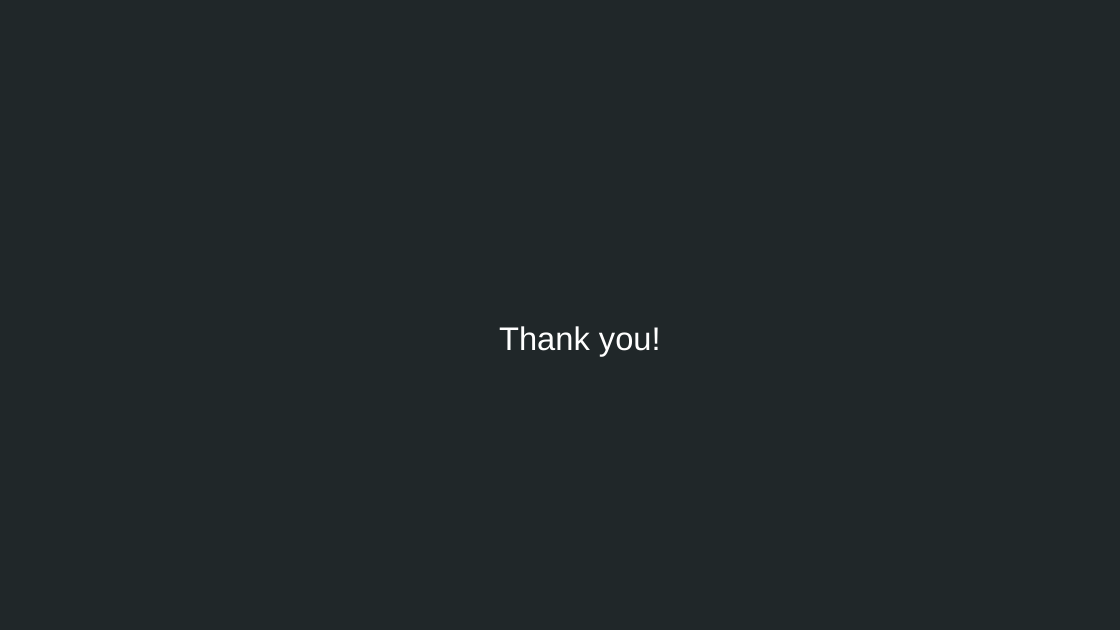
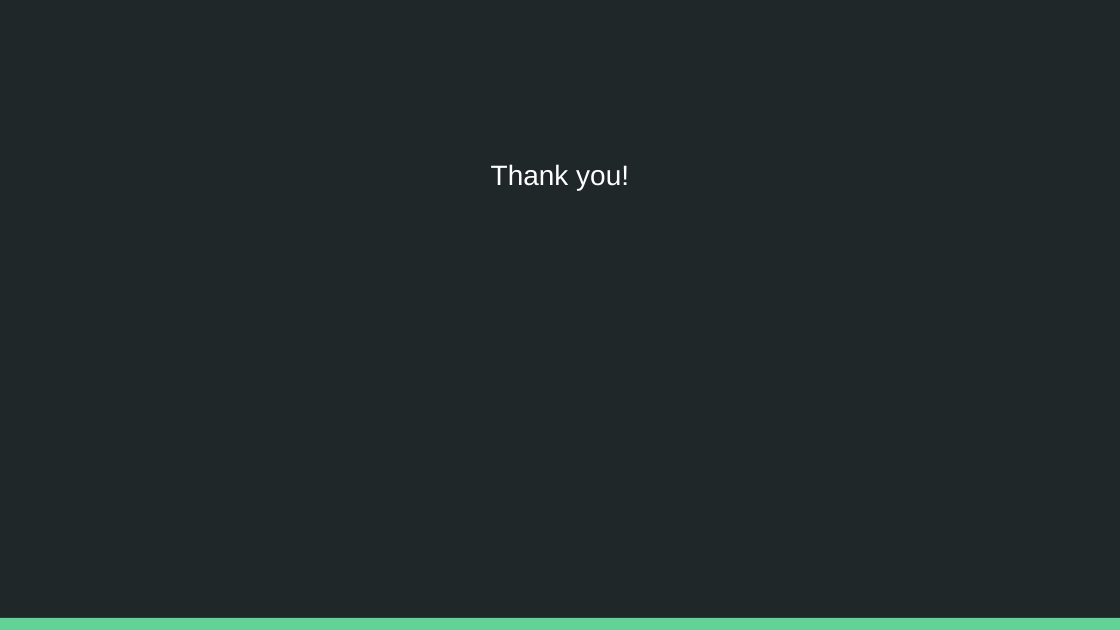
Before and after one commit to sujatanaik530/TEKsystemsJD_Capstone_LMS, a slide deck: slide 6 of Capstone.pptx (slide 10 before the commit). Drawn at 1120x630 pixels with LibreOffice and Linux fonts; fonts in the diff are those of the drawing. Boxes give left, top, right and bottom in pixels: in the first picture for what was removed or moved away, otherwise in the second. Text is boxed around its words. In the diff, an @@ line names an element or a change of style, - is before the commit and + after.

```diff
--- a/Capstone.pptx
+++ b/Capstone.pptx
@@ text "Thank you!": place and size @@
-text "Thank you!" at <box>499,326,661,355</box>
+text "Thank you!" at <box>491,164,629,190</box>
@@ text "Thank you!" at <box>491,164,629,190</box>: size 21 to 18 pt; line spacing 1 to 1.15; more space between paragraphs; vertical alignment middle to top @@
@@ rectangle added at <box>0,618,1120,630</box>, fill #63D297 @@
```
Also in this commit, not shown: 3 other slides changed, 4 slides removed.
